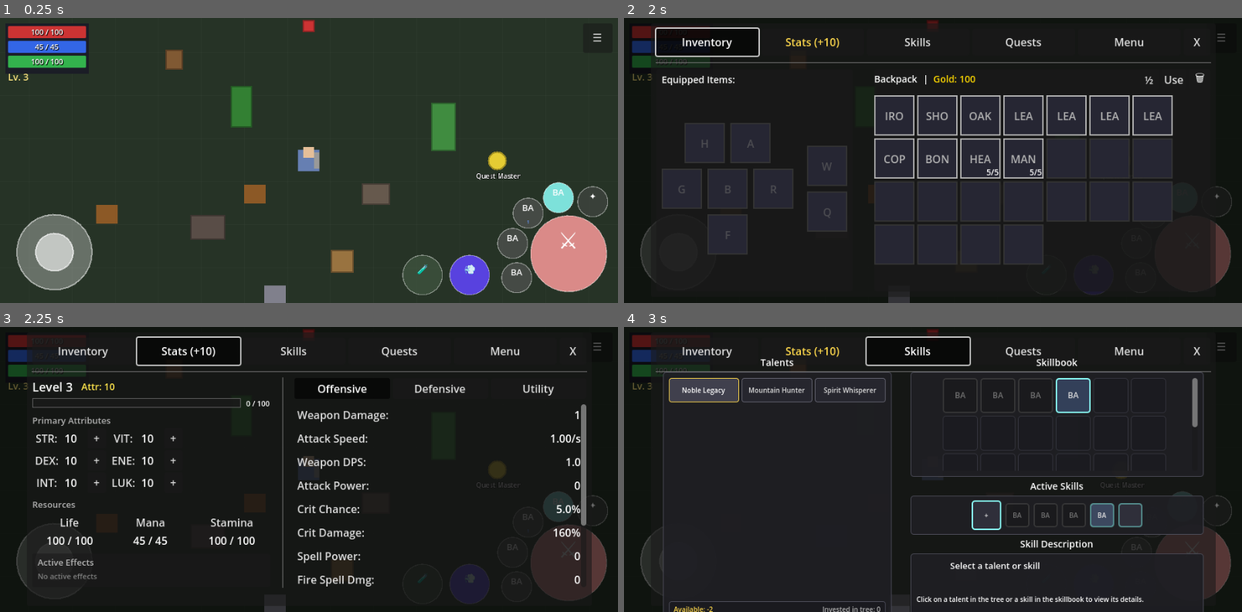
Above: before the commit, frames 1-4 (two rows, left to right).
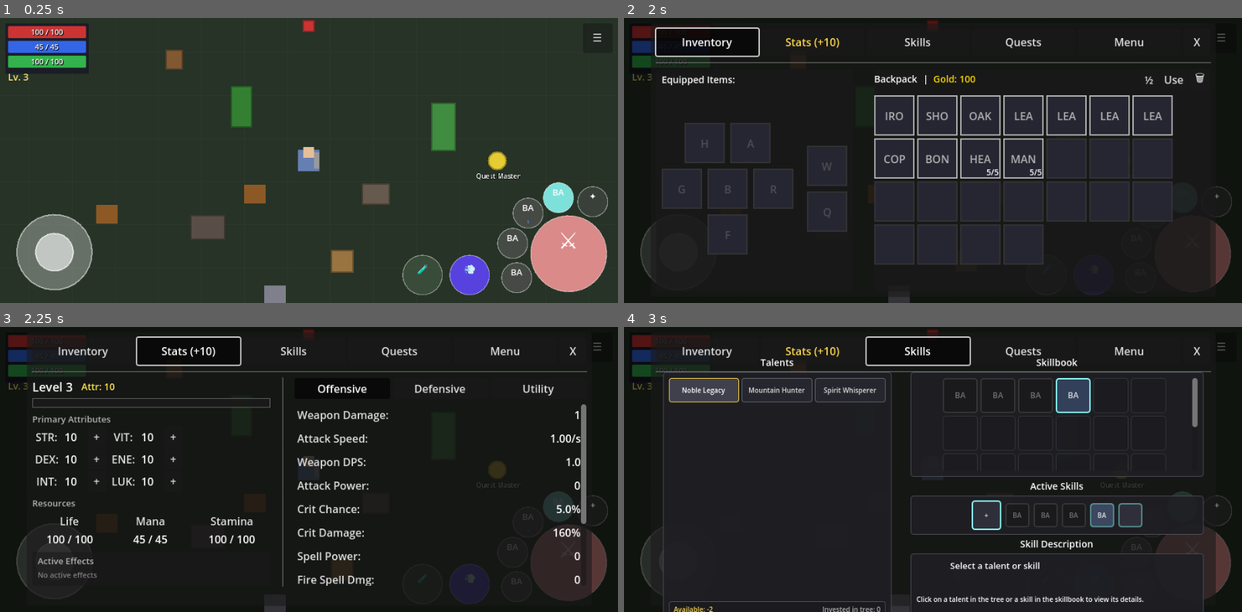
Above: after the commit, the same moments.

Repository: MatousHruska/MobileTestia
Game: Godot game, scene res://scenes/world/test_zone.tscn
Two runs of this game, one before a commit and one after it. Both use one fixed random seed, a clock stepped at 60 frames per second and the inputs below.
Inputs:
- Up to frame 1 (0.25 s): no input
- Up to frame 2 (2 s): click "☰" at 0.5 s; click "Inventory" at 1.25 s
- Up to frame 3 (2.25 s): click "Stats (+10)" at 2 s
- Up to frame 4 (3 s): click "Skills" at 2.75 s

Frames 1-2 are identical in both runs. In frame 3, 1.7% of the frame differs, in the area x 5-95%, y 24-92%; in frame 4, nothing differs.

Commit message:
Remove XP label counter, keep only progress bar

Diff:
--- a/scripts/ui/menu/stats_panel.gd
+++ b/scripts/ui/menu/stats_panel.gd
@@ -152,13 +152,10 @@
 
 	container.add_child(level_row)
 
-	# XP row
-	var xp_row := HBoxContainer.new()
-	xp_row.add_theme_constant_override("separation", 8)
-
+	# XP bar
 	var xp_bar := ProgressBar.new()
 	xp_bar.name = "XPBar"
-	xp_bar.custom_minimum_size = Vector2(120, 14)
+	xp_bar.custom_minimum_size = Vector2(0, 14)
 	xp_bar.size_flags_horizontal = Control.SIZE_EXPAND_FILL
 	xp_bar.show_percentage = false
 
@@ -176,15 +173,7 @@
 	fill_style.bg_color = Color(0.3, 0.6, 0.9)
 	xp_bar.add_theme_stylebox_override("fill", fill_style)
 
-	xp_row.add_child(xp_bar)
-
-	var xp_label := Label.new()
-	xp_label.name = "XPLabel"
-	xp_label.add_theme_font_size_override("font_size", 11)
-	xp_label.text = "0 / 100"
-	xp_row.add_child(xp_label)
-
-	container.add_child(xp_row)
+	container.add_child(xp_bar)
 
 	return container
 
@@ -682,9 +671,6 @@
 	_find_and_update_node("XPBar", func(n: ProgressBar):
 		n.max_value = PlayerStats.experience_for_next_level
 		n.value = PlayerStats.experience
-	)
-	_find_and_update_node("XPLabel", func(n: Label):
-		n.text = "%d / %d" % [PlayerStats.experience, PlayerStats.experience_for_next_level]
 	)
 
 
